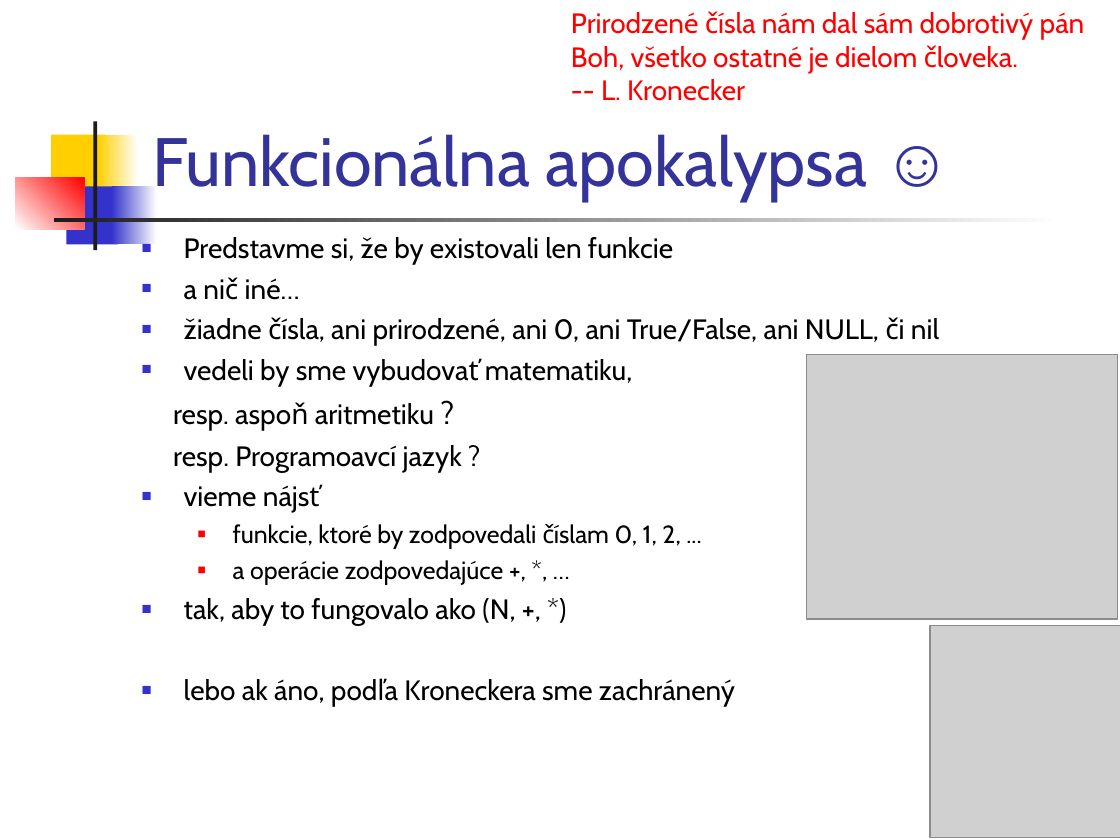
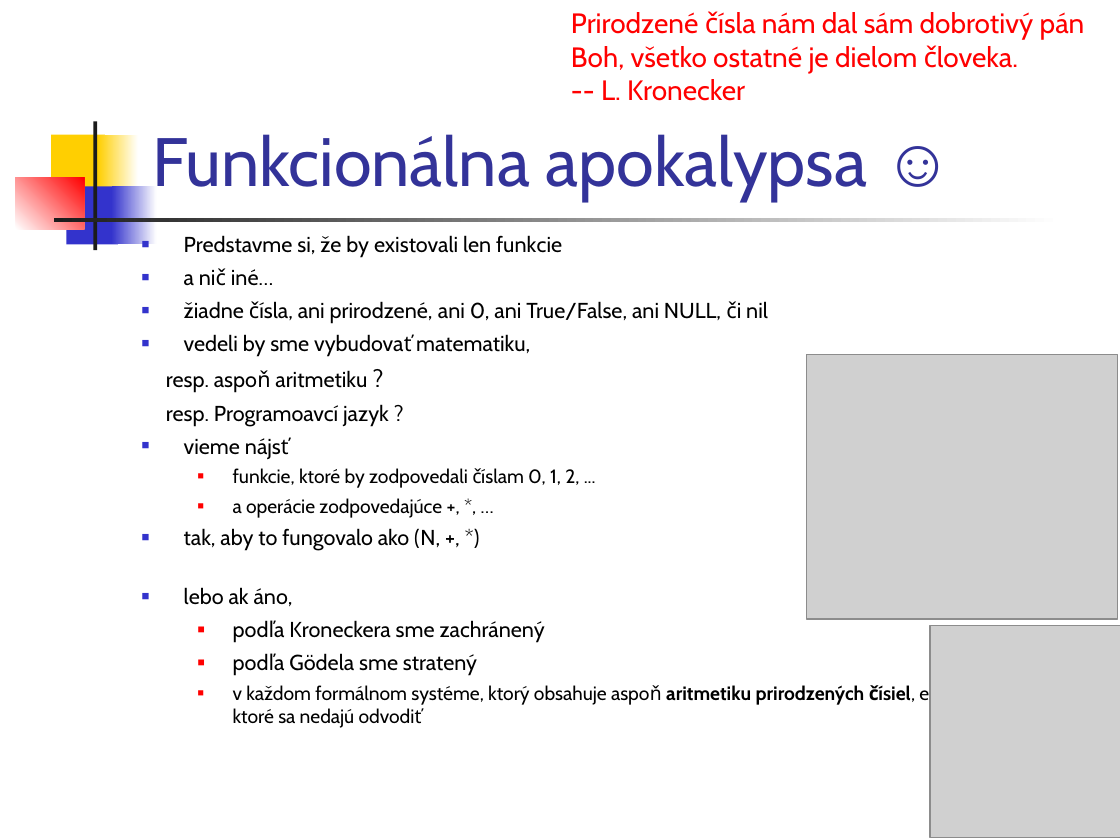
Before and after one commit to Funkcionalne/Prednasky, a slide deck: slide 12 of 01/01_fpro.ppt. Drawn at 1120x840 pixels with LibreOffice and Linux fonts; fonts in the diff are those of the drawing; grey boxes stand for pictures. Boxes give left, top, right and bottom in pixels: in the first picture for what was removed or moved away, otherwise in the second. Text is boxed around its words. In the diff, an @@ line names an element or a change of style, - is before the commit and + after.

```diff
--- a/01/01_fpro.ppt
+++ b/01/01_fpro.ppt
@@ text at [166,235,768,551]: size 18 to 13.9 pt in "Predstavme si, že by existovali len funkcie", "a nič iné…", "žiadne čísla, ani prirodzené, ani 0, ani ...", "vedeli by sme vybudovať matematiku," and 4 more places; size 20 to 15.5 pt in "?"; size 16 to 12.4 pt in "funkcie, ktoré by zodpovedali číslam 0, 1, ...", "a operácie zodpovedajúce +, *, …" @@
@@ text at [184,587,981,728]: text changed; size 18 to 12.4 pt @@
-■ lebo ak áno, podľa Kroneckera sme zachránený
+■ lebo ak áno,
+  ■ podľa Kroneckera sme zachránený
+  ■ podľa Gödela sme stratený
+  ■ v každom formálnom systéme, ktorý obsahuje aspoň aritmetiku prirodzených čísiel, existujú výroky, ktoré sa nedajú odvodiť
```
Also in this commit, not shown: 3 other slides changed, 1 other file.
